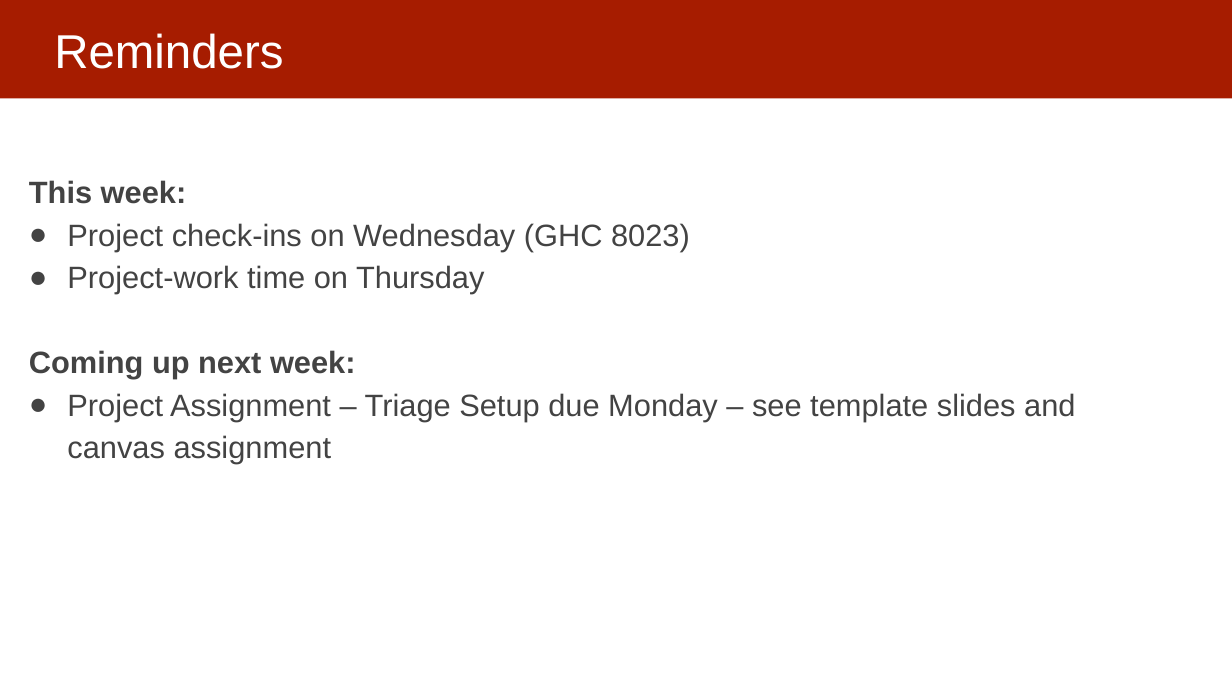
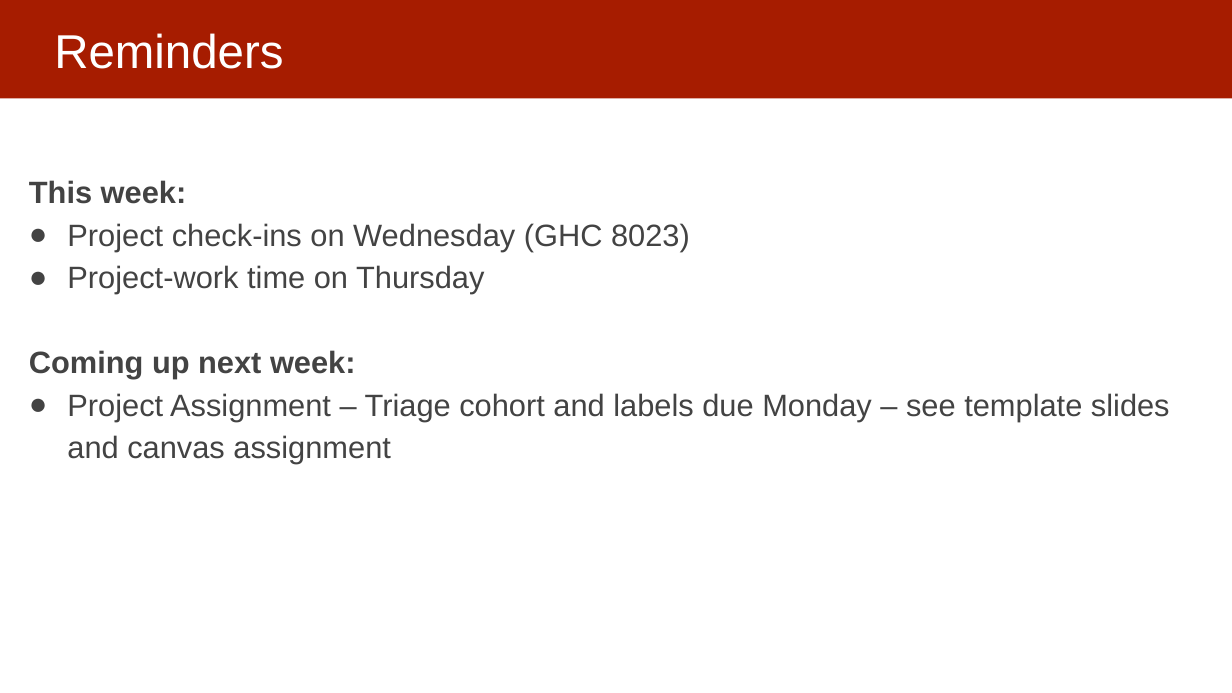
Before and after one commit to dssg/mlforpublicpolicylab, a slide deck: slide 2 of Lectures/11-model-selection-and-validation-part-2.pptx. Drawn at 1232x693 pixels with LibreOffice and Linux fonts; fonts in the diff are those of the drawing. Boxes give left, top, right and bottom in pixels: in the first picture for what was removed or moved away, otherwise in the second. Text is boxed around its words. In the diff, an @@ line names an element or a change of style, - is before the commit and + after.

```diff
--- a/Lectures/11-model-selection-and-validation-part-2.pptx
+++ b/Lectures/11-model-selection-and-validation-part-2.pptx
@@ text at (x1=67, y1=393, x2=1170, y2=464): text changed @@
-● Project Assignment – Triage Setup due Monday – see template slides and canvas assignment
+● Project Assignment – Triage cohort and labels due Monday – see template slides and canvas assignment
```
Also in this commit, not shown: 3 other slides changed, 1 other file.
